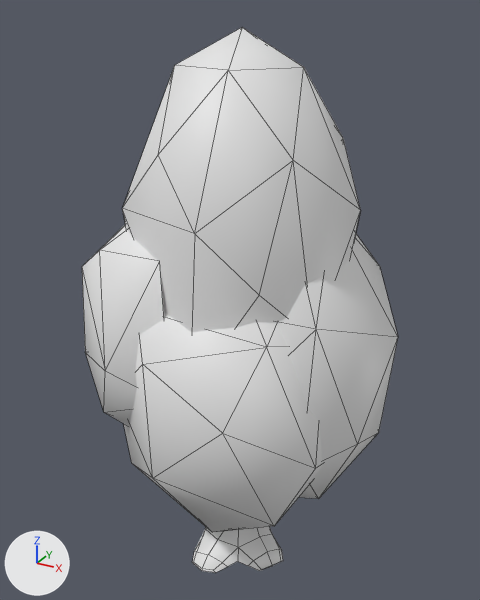
What one commit did to the FBX model MonkeyMadness/Assets/Art/Koegame/B2/tree long.fbx.
One viewpoint serves both versions: a camera (50 mm lens) standing at (4.3, -8.47, 8.2) and looking at (-0.16, -0.37, 4.16). Arrows for +X, +Y and +Z are at lower left; the lights stay in place. Mesh edges are drawn as thin lines. Where no turn or scale is listed for an object, it has been applied to the vertices.

Script lines for the objects in view, before the commit:
```python
me_plane_003 = bpy.data.meshes.new('Plane.003')
me_plane_003.from_pydata(...)  # 411 vertices, 504 faces; spans x -2.35..2.19, y -2.66..1.83, z 0.0..7.98
# faces by material slot: [190, 180, 134]
me_plane_003.materials.append(mat_material_012)  # white #e7e7e7
me_plane_003.materials.append(mat_material_013)  # white #e7e7e7
me_plane_003.materials.append(mat_material_008)  # white #e7e7e7
ob_tree_long = bpy.data.objects.new('tree long', me_plane_003)
ob_tree_long.location = (0.0, 0.0, 0.0)
```
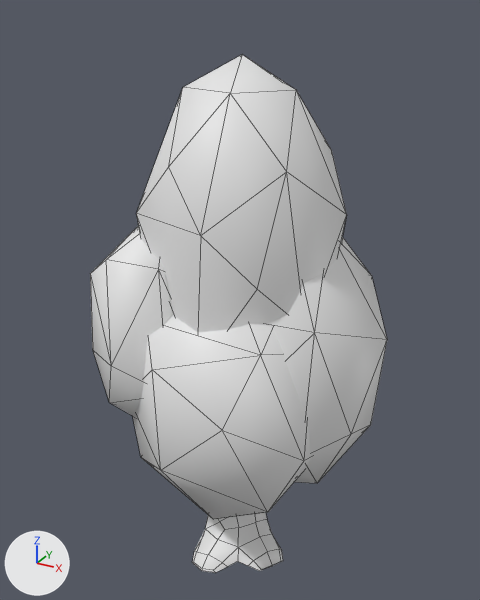
Boxes (x1, y1, x2, y2) around the edits, measured in the pictures (480 x 600 px):
'tree long', reshaped: before (82, 27, 398, 573); after (90, 55, 387, 573)
part 1 of me_plane_003, deleted: before (82, 27, 398, 532)

What changed in the scene script:
```text
Change me_plane_003:
    used by ob_tree_long; location = (0.0, 0.0, 0.0)
    remove me_plane_003.from_pydata(...)  # 411 vertices, 504 faces; spans x -2.35..2.19, y -2.66..1.83, z 0.0..7.98
    add me_plane_003.from_pydata(...)  # 287 vertices, 324 faces; spans x -2.23..2.05, y -2.52..1.69, z 0.0..7.66
    me_plane_003 part 1: 6 loose pieces with 124 vertices, spanning x -2.35..2.19, y -2.66..1.83, z 0.72..7.98, are deleted
    remove me_plane_003.materials.append(mat_material_008)  # white #e7e7e7
```
